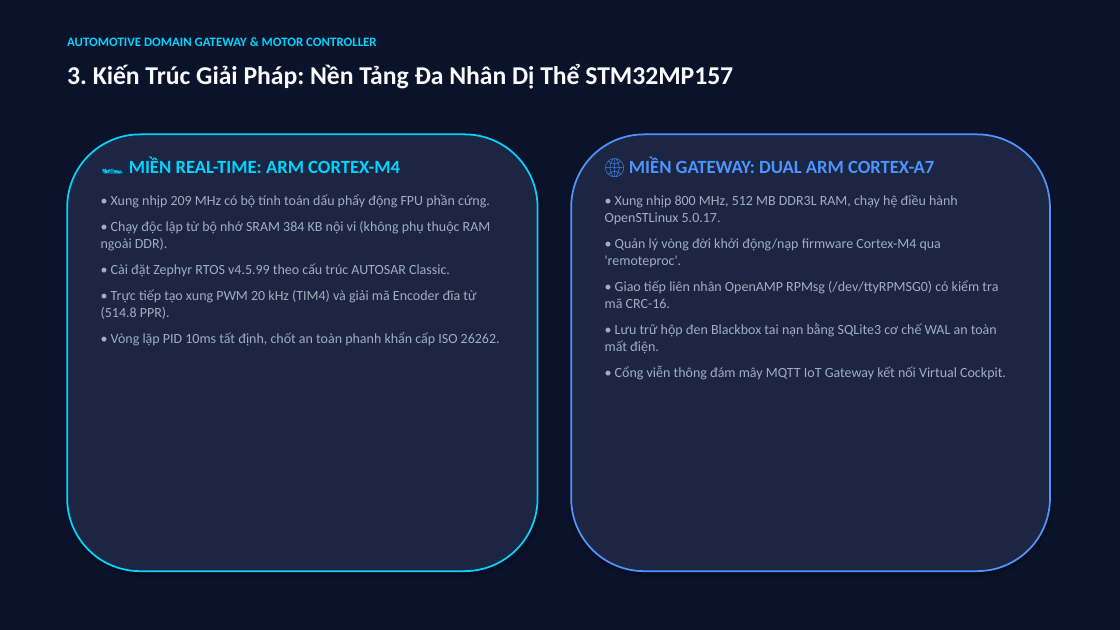
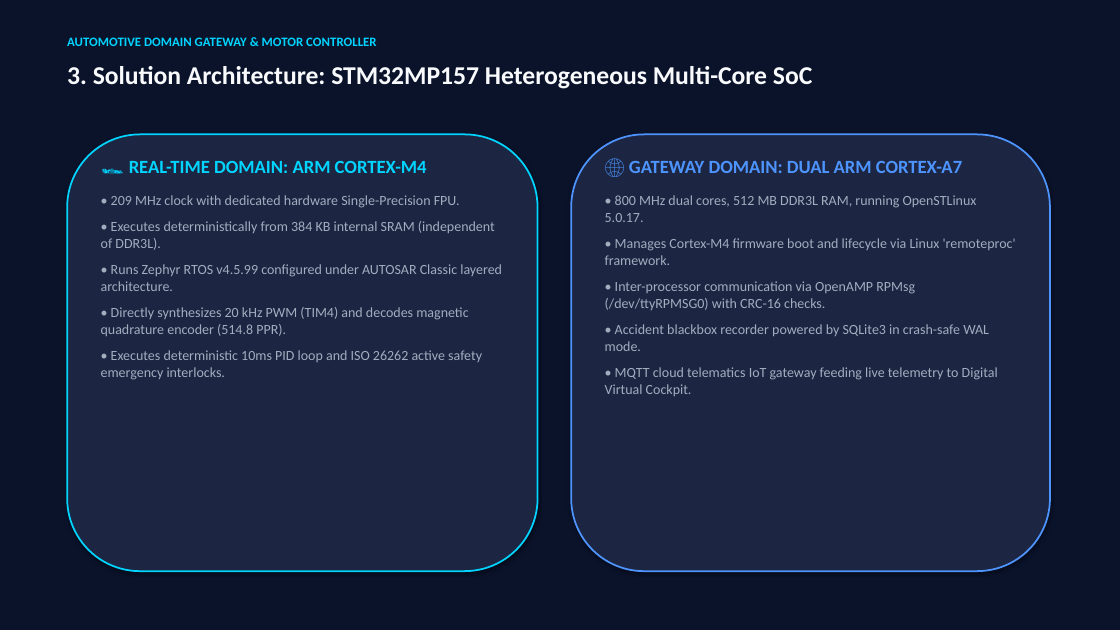
Before and after one commit to dobuuphuoc/stm32mp157d-dk1-automotive-gateway, a slide deck: slide 4 of docs/AUTOMOTIVE_DOMAIN_GATEWAY_PRESENTATION.pptx. Drawn at 1120x630 pixels with LibreOffice and Linux fonts; fonts in the diff are those of the drawing. Boxes give left, top, right and bottom in pixels: in the first picture for what was removed or moved away, otherwise in the second. Text is boxed around its words. In the diff, an @@ line names an element or a change of style, - is before the commit and + after.

```diff
--- a/docs/AUTOMOTIVE_DOMAIN_GATEWAY_PRESENTATION.pptx
+++ b/docs/AUTOMOTIVE_DOMAIN_GATEWAY_PRESENTATION.pptx
@@ text at [67,66,812,89]: text changed @@
-3. Kiến Trúc Giải Pháp: Nền Tảng Đa Nhân Dị Thể STM32MP157
+3. Solution Architecture: STM32MP157 Heterogeneous Multi-Core SoC
@@ text at [101,161,502,380]: text changed @@
-🏎️ MIỀN REAL-TIME: ARM CORTEX-M4
-• Xung nhịp 209 MHz có bộ tính toán dấu phẩy động FPU phần cứng.
-• Chạy độc lập từ bộ nhớ SRAM 384 KB nội vi (không phụ thuộc RAM ngoài DDR).
-• Cài đặt Zephyr RTOS v4.5.99 theo cấu trúc AUTOSAR Classic.
-• Trực tiếp tạo xung PWM 20 kHz (TIM4) và giải mã Encoder đĩa từ (514.8 PPR).
-• Vòng lặp PID 10ms tất định, chốt an toàn phanh khẩn cấp ISO 26262.
+🏎️ REAL-TIME DOMAIN: ARM CORTEX-M4
+• 209 MHz clock with dedicated hardware Single-Precision FPU.
+• Executes deterministically from 384 KB internal SRAM (independent of DDR3L).
+• Runs Zephyr RTOS v4.5.99 configured under AUTOSAR Classic layered architecture.
+• Directly synthesizes 20 kHz PWM (TIM4) and decodes magnetic quadrature encoder (514.8 PPR).
+• Executes deterministic 10ms PID loop and ISO 26262 active safety emergency interlocks.
@@ text at [605,161,1016,396]: text changed @@
-🌐 MIỀN GATEWAY: DUAL ARM CORTEX-A7
-• Xung nhịp 800 MHz, 512 MB DDR3L RAM, chạy hệ điều hành OpenSTLinux 5.0.17.
-• Quản lý vòng đời khởi động/nạp firmware Cortex-M4 qua 'remoteproc'.
-• Giao tiếp liên nhân OpenAMP RPMsg (/dev/ttyRPMSG0) có kiểm tra mã CRC-16.
-• Lưu trữ hộp đen Blackbox tai nạn bằng SQLite3 cơ chế WAL an toàn mất điện.
-• Cổng viễn thông đám mây MQTT IoT Gateway kết nối Virtual Cockpit.
+🌐 GATEWAY DOMAIN: DUAL ARM CORTEX-A7
+• 800 MHz dual cores, 512 MB DDR3L RAM, running OpenSTLinux 5.0.17.
+• Manages Cortex-M4 firmware boot and lifecycle via Linux 'remoteproc' framework.
+• Inter-processor communication via OpenAMP RPMsg (/dev/ttyRPMSG0) with CRC-16 checks.
+• Accident blackbox recorder powered by SQLite3 in crash-safe WAL mode.
+• MQTT cloud telematics IoT gateway feeding live telemetry to Digital Virtual Cockpit.
```
Also in this commit, not shown: 15 other slides changed, 1 slide added, 1 slide removed, 17 other files.
